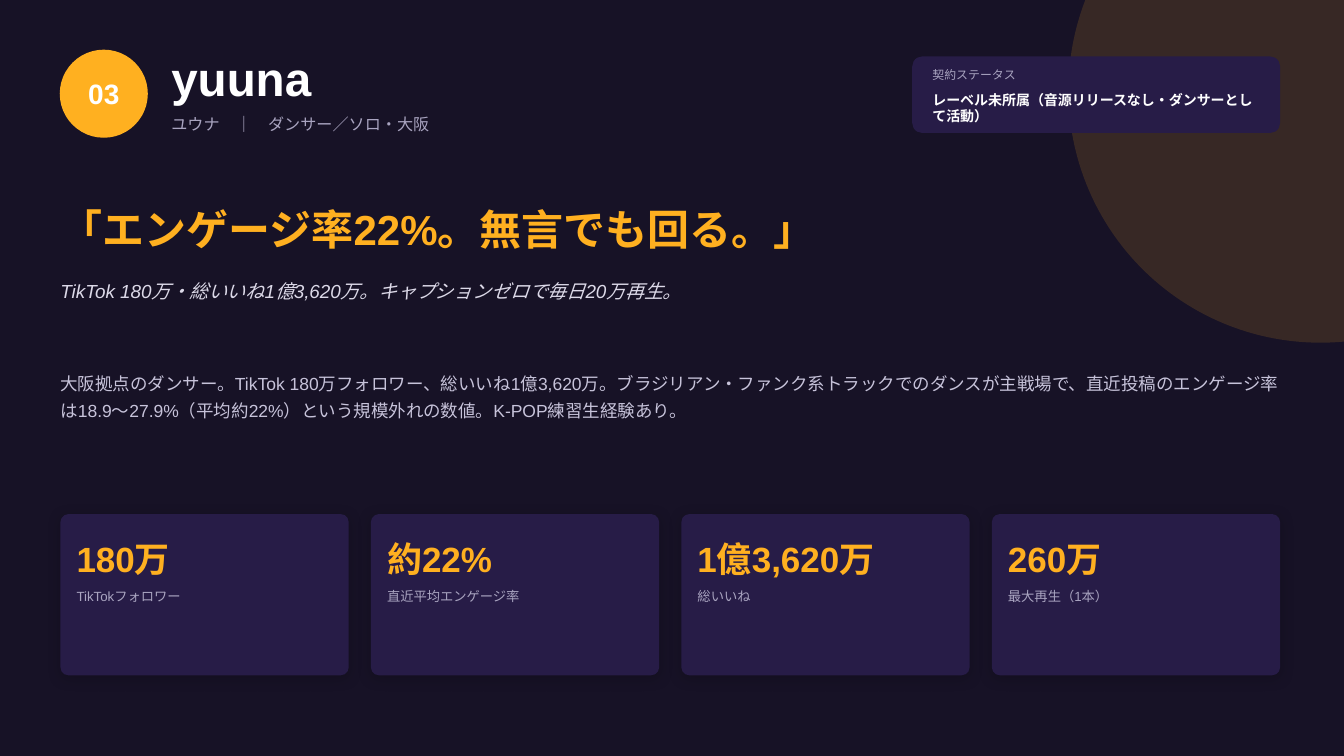
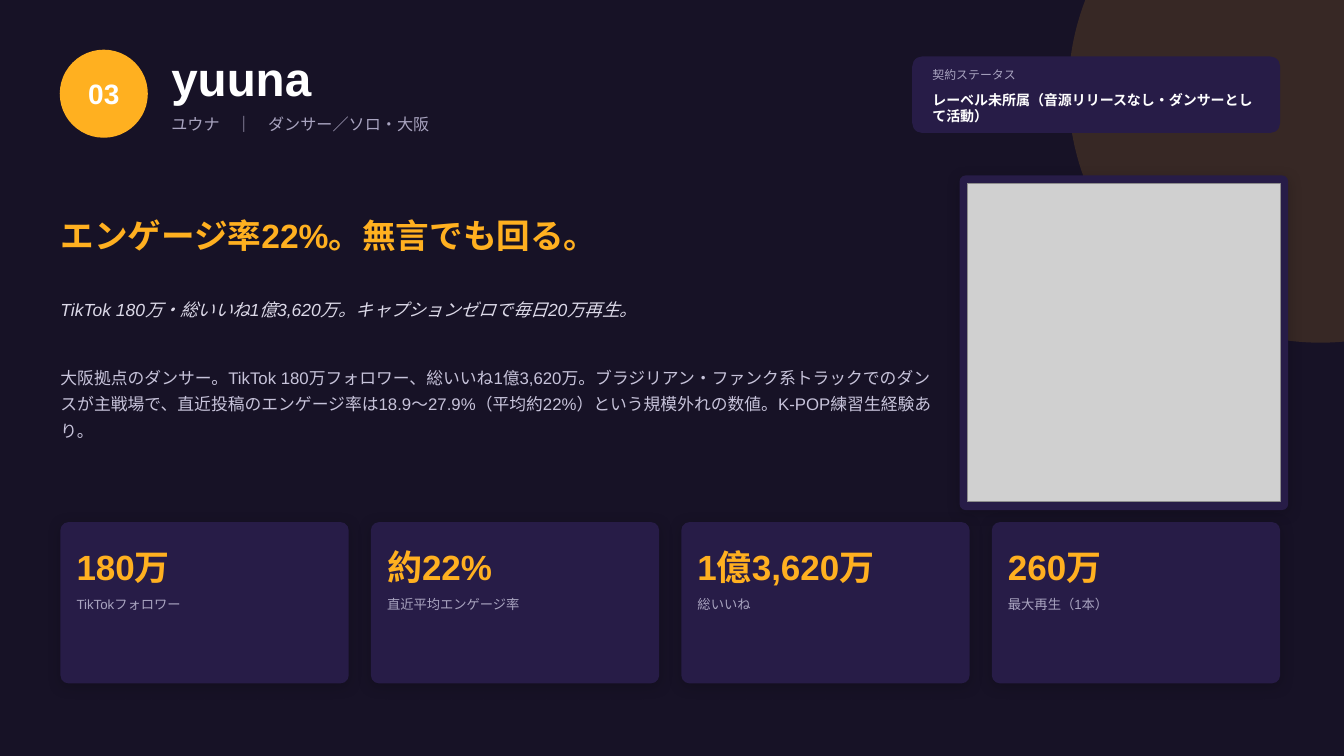
Before and after one commit to eiken0216/claude, a slide deck: slide 11 of presentations/2026-07-27-new-artist/新人プレゼン資料_2026-07-27.pptx. Drawn at 1344x756 pixels with LibreOffice and Linux fonts; fonts in the diff are those of the drawing; grey boxes stand for pictures. Boxes give left, top, right and bottom in pixels: in the first picture for what was removed or moved away, otherwise in the second. Text is boxed around its words. In the diff, an @@ line names an element or a change of style, - is before the commit and + after.

```diff
--- a/presentations/2026-07-27-new-artist/新人プレゼン資料_2026-07-27.pptx
+++ b/presentations/2026-07-27-new-artist/新人プレゼン資料_2026-07-27.pptx
@@ rounded rectangle added at box(960, 175, 1289, 510), fill #271C47 @@
@@ picture added at box(968, 184, 1280, 502) @@
@@ text at box(60, 219, 597, 251): text changed; size 30 to 24 pt @@
-「エンゲージ率22%。無言でも回る。」
+エンゲージ率22%。無言でも回る。
@@ text "TikTok 180万・総いいね1億3,620万。キャプションゼロで毎日20万再生。": place and size @@
-text "TikTok 180万・総いいね1億3,620万。キャプションゼロで毎日20万再生。" at box(60, 282, 681, 300)
+text "TikTok 180万・総いいね1億3,620万。キャプションゼロで毎日20万再生。" at box(60, 301, 637, 318)
@@ text "TikTok 180万・総いいね1億3,620万。キャプションゼロで毎日20万再生。" at box(60, 301, 637, 318): size 13.5 to 12.5 pt @@
@@ text "大阪拠点のダンサー。TikTok 180万フォロワー、総いいね1億3,620万。ブラジリアン・ファンク系トラックでのダン ..." at box(60, 370, 931, 438): size 12.5 to 12 pt @@
@@ 8 texts, 4 rounded rectangles: place and size @@
-8 texts, 4 rounded rectangles at box(60, 514, 1280, 676)
+8 texts, 4 rounded rectangles at box(60, 522, 1280, 684)
```
Also in this commit, not shown: 8 other slides changed, 4 slides removed, 29 other files.
